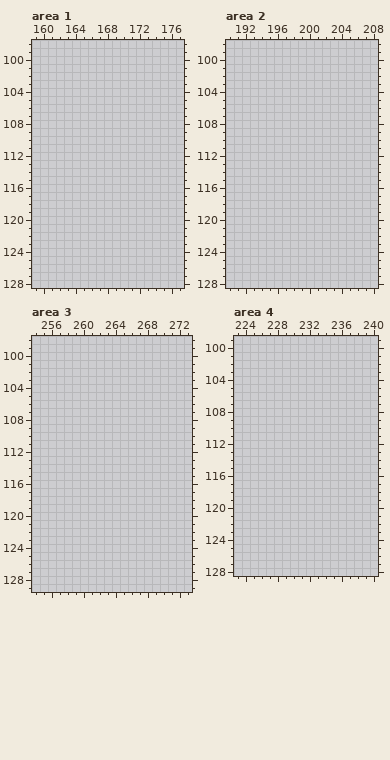
File history of a pixel-art file, spritesheet.aseprite. Above: the version before the commit.
320x640 pixels, 1 frame. Colours within 5 levels of each other are drawn and written as one. Shown: area 1: x 159..177, y 98..128; area 2: x 190..208, y 98..128; area 3: x 254..273, y 98..129; area 4: x 223..240, y 99..128. The commit also changed other parts of the picture, which this record leaves out.
New version:
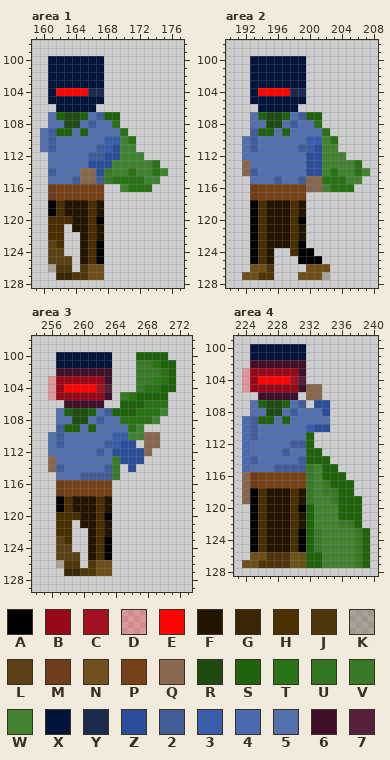
Palette (. is transparent): A #000000  B #970818  C #a21221  D #ff000042  E #ff0404  F #221500  G #3a2604  H #4a2f00  J #4e360b  K #5b411550  L #5b4115  M #6f3d19  N #70511c  P #764019  Q #89674f  R #1e4b11  S #1f640c  T #2a7216  U #337820  V #397928  W #428431  X #01133a  Y #1b2b50  Z #2b4e9a  2 #415d9a  3 #3a5eae  4 #4a6bb1  5 #5370af  6 #420f2b  7 #56203c
Diff:
Changed rows in their new state; - is an unchanged pixel.
Area 1:
first column x 160:
100 -XXXXXXX--------
101 -XXXXXXX--------
102 -XXXXXXX--------
103 -XXXXXXX--------
104 -XEEEEYY--------
105 -XXXXXXX--------
106 --XXXXX---------
107 -5SRRS52SS------
108 -55RR5255T------
109 52SS5S5555T-----
110 5255555533WT----
111 525555523ZWW----
112 -5555522ZZWWW---
113 -55555ZZZWWWWWT-
114 -2555QQZVWWTWWTW
115 -5552QQ2VTTTTWW-
116 -MPPPPPP--WTTT--
117 -MPPPPPP--------
118 -AHFFFHF--------
119 -AHFFFHF--------
120 -HHHFFHA--------
121 -HH-FFHF--------
122 -HH--FHF--------
123 -LH--FHA--------
124 -LL--FHA--------
125 -LLL-FHA--------
126 -KJJ-JNN--------
127 --GGJJNN--------
Area 2:
first column x 192:
100 -XXXXXXX--------
101 -XXXXXXX--------
102 -XXXXXXX--------
103 -XXXXXXX--------
104 -XEEEEYY--------
105 -XXXXXXX--------
106 --XXXXX---------
107 -5SRRS52SS------
108 -55RR5255T------
109 -2SS5S5555T-----
110 5255555533WT----
111 525555523ZWW----
112 55555555ZZWWW---
113 Q5555555ZZWWWWT-
114 Q2555555ZZWTWWTW
115 -5552552QQTTTWW-
116 -MPPPPPPQQWTTT--
117 -MPPPPPP--------
118 -AHFFFHF--------
119 -AHFFFHF--------
120 -AHFFFHA--------
121 -AHFFFHF--------
122 -AHFFFHF--------
123 -AHFFFHA--------
124 -AHF--HAA-------
125 -AHF---AAA------
126 -NNJ----NNN-----
127 NNJJ---NNNK-----
Area 3:
first column x 256:
100 -XXXXXXX---SSSS-
101 -XXXXXXX---VVTSS
102 -6666666---VVVTS
103 DBBBBBB6---VVUTS
104 DBEEEEC7---VTTSS
105 DBBBBBB6-VTSSSS-
106 --66666--SSSTTT-
107 -5SRRS52SSSTTTW-
108 -55RR5255TTTTW--
109 -2SS5S5555TW----
110 5255555533WWQQ--
111 525555523ZZ-QQ--
112 55555525ZZZZQ---
113 Q5555555VZZZ----
114 Q2555552V-Z-----
115 -5552222V-------
116 -MPPPPPP--------
117 -MPPPPPP--------
118 -AHFFFHF--------
119 -AHFFFHF--------
120 -HHHFFHA--------
121 -HH-FFHF--------
122 -HH--FHF--------
123 -LH--FHA--------
124 -LL--FHA--------
125 -LLL-FHA--------
126 -KJJ-JNN--------
127 --GGJJNN--------
Area 4:
first column x 224:
100 -XXXXXXX--------
101 -XXXXXXX--------
102 -6666666--------
103 DBBBBBB6--------
104 DBEEEEC7--------
105 DBBBBBB6QQ------
106 --66666-QQ------
107 -5SRRS52-ZZ-----
108 -55RR52555Z-----
109 42SS5S55555-----
110 425555553ZZ-----
111 42555555S-------
112 45555522S-------
113 45555255SS------
114 42555552SSS-----
115 45552222VWSS----
116 QMPPPPPPVWSSS---
117 QMPPPPPPVWVSSS--
118 QAHFFFHFVWVVSS--
119 QAHFFFHFVWWVSSS-
120 -AHFFFHASWWWSSS-
121 -AHFFFHFSWWWSSS-
122 -AHFFFHFSWWWVVS-
123 -AHFFFHASVWWWWVS
124 -AHFFFHASVWWWWVS
125 -AHFFFHASVWWWWVS
126 -NNJJJNNSSWWWWVS
127 NNJJJJNNSSWWWWVS
